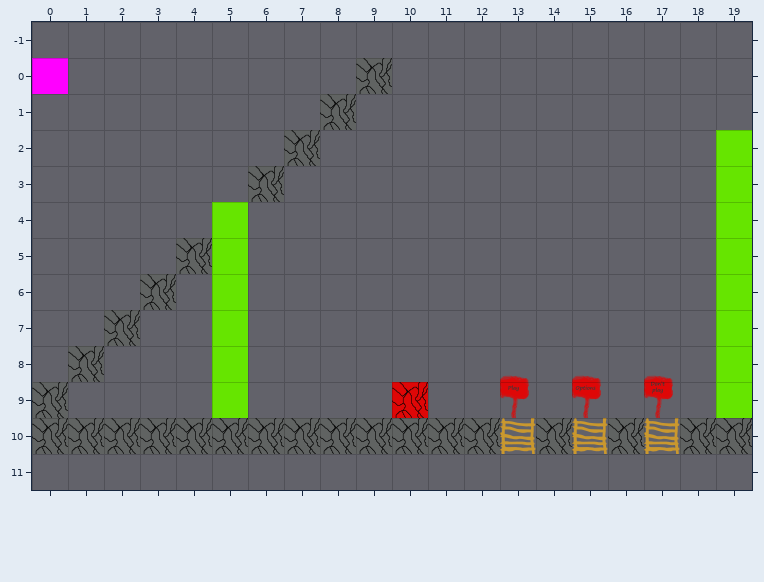
Tiled map: Assets/Resources/Map/Maps01.tmx. The first picture shows the starting point.
Cells are 500x500 px. Shown: x 0..19, y -1..11.
The result:
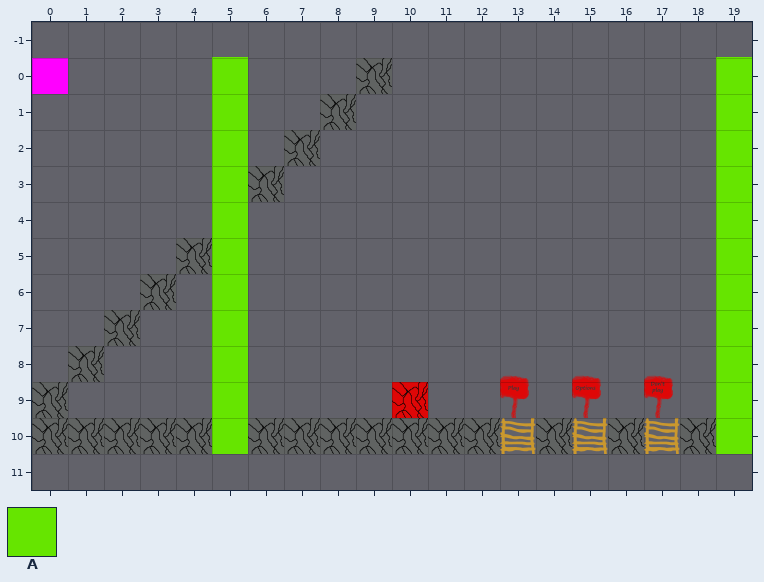
Key: from "QABoxObjects": A 4 "CamLock".
Objects are placed by their top-left corner, in cells (3,4 is the top-left corner of cell 3,4); size is 1x1 cell unless given.
From old to new:
--- layer "CamLock"
+A "CamLock" at 19,0 size 1x11
+A "CamLock" at 5,0 size 1x11
